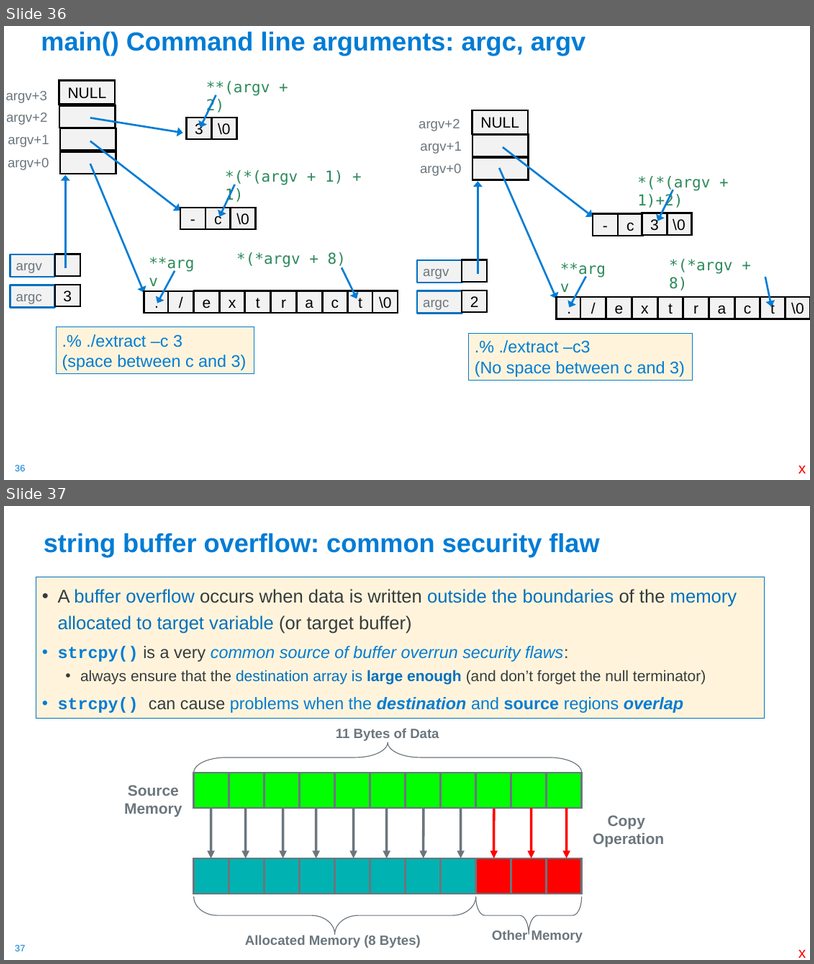
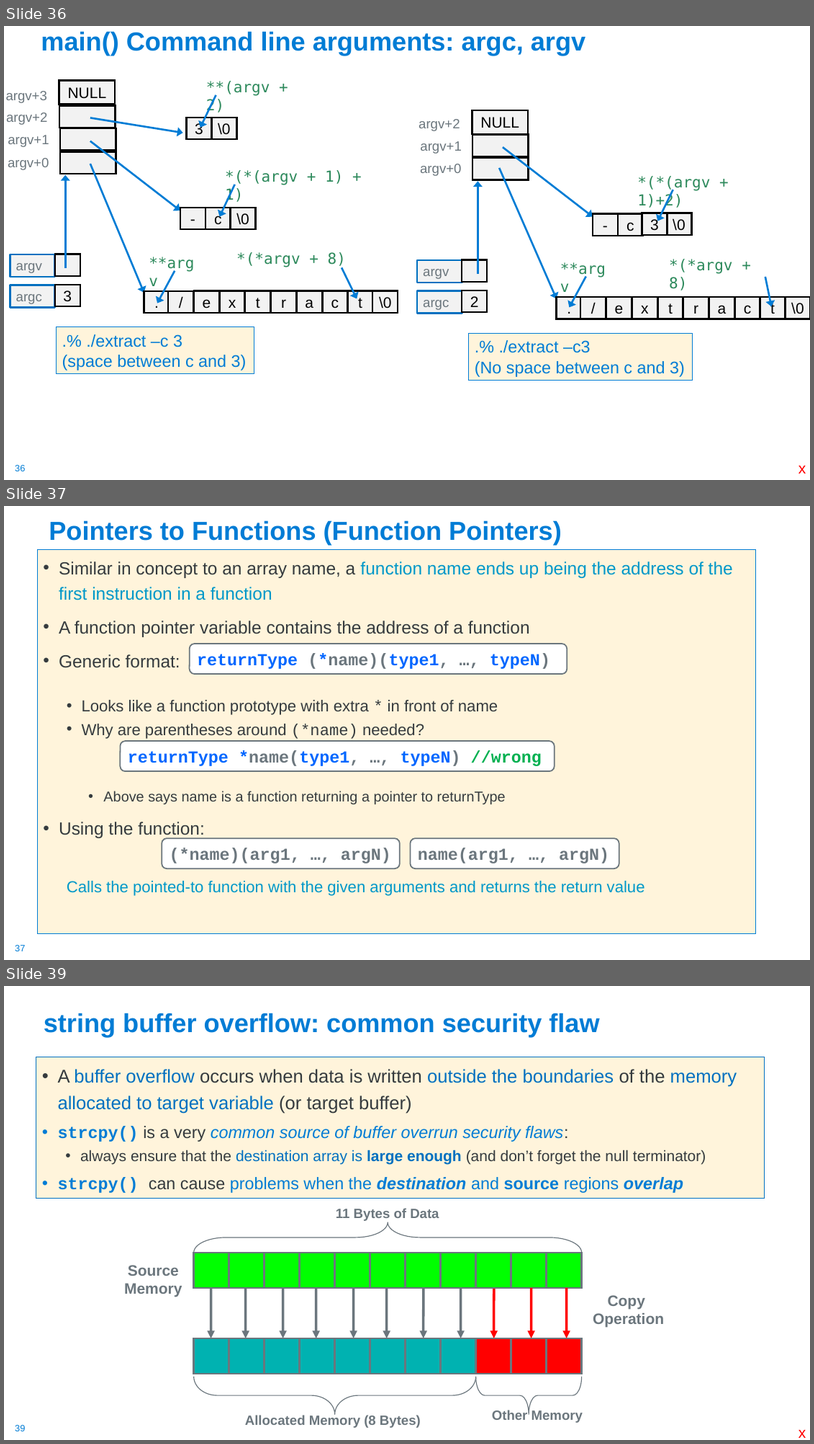
Before and after one commit to cse30-sp24/Muller-Slides, a slide deck: Lecture-7.pptx. Shown one above the other, each under a label of ours: slides 36 and 37 before the commit, slides 36, 37 and 39 after it; the slides between them are not shown. The pictures are 814x964 and 814x1444 pixels, drawn with LibreOffice and Linux fonts; fonts in the diff are those of the drawing. Boxes give left, top, right and bottom in pixels: in the first picture for what was removed or moved away, otherwise in the second. Text is boxed around its words. In the diff, an @@ line names an element or a change of style, - is before the commit and + after.

```diff
--- a/Lecture-7.pptx
+++ b/Lecture-7.pptx
@@ slide 37 added at box(4, 506, 810, 960), background #FFFFFF; not listed: 1 template element that a slide beside it also shows @@
@@ title added at box(49, 520, 562, 545), 31 pt, text #007CD5, bold @@
+Pointers to Functions (Function Pointers)
@@ text added at box(37, 549, 756, 934), fill #FFF4DB, outline #007CD5 0.75 pt, 21 pt, text #363B3E @@
+• Similar in concept to an array name, a function name ends up being the address of the first instruction in a function
+• A function pointer variable contains the address of a function
+• Generic format:
+  • Looks like a function prototype with extra * in front of name
+  • Why are parentheses around (*name) needed?
+    • Above says name is a function returning a pointer to returnType
+• Using the function:
+  Calls the pointed-to function with the given arguments and returns the return value
@@ rounded rectangle added at box(190, 644, 568, 674), fill #FFFFFF, outline #6B767D 1.5 pt, 20 pt, text #0066FF, bold @@
+returnType (*name)(type1, …, typeN)
@@ rounded rectangle added at box(120, 741, 555, 771), fill #FFFFFF, outline #6B767D 1.5 pt, 20 pt, text #0066FF, bold @@
+returnType *name(type1, …, typeN) //wrong
@@ rounded rectangle added at box(162, 838, 400, 868), fill #FFFFFF, outline #6B767D 1.5 pt, 20 pt, text #6B767D, bold @@
+(*name)(arg1, …, argN)
@@ rounded rectangle added at box(411, 838, 620, 868), fill #FFFFFF, outline #6B767D 1.5 pt, 20 pt, text #6B767D, bold @@
+name(arg1, …, argN)
@@ what was slide 37 is now slide 39 @@
@@ page number at box(15, 1424, 25, 1431): text changed @@
-37
+39
```
Also in this commit, not shown: 1 slide changed, 1 other slide added, 2 other files.
